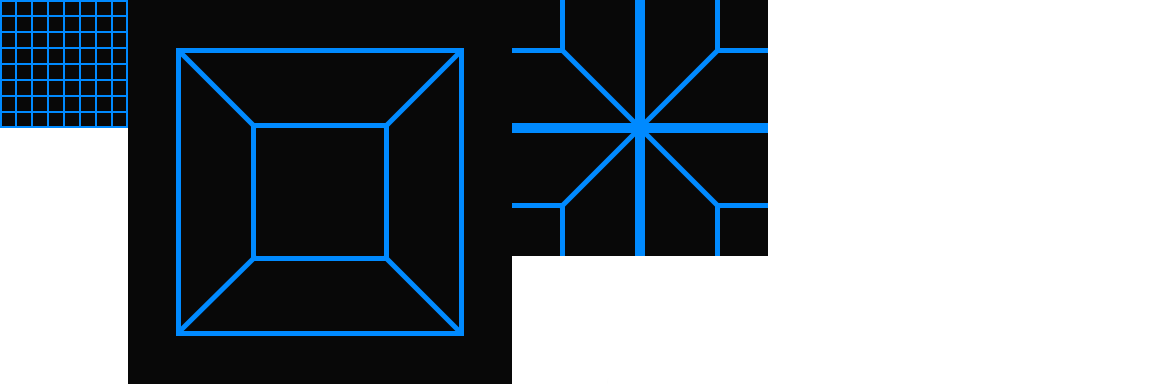
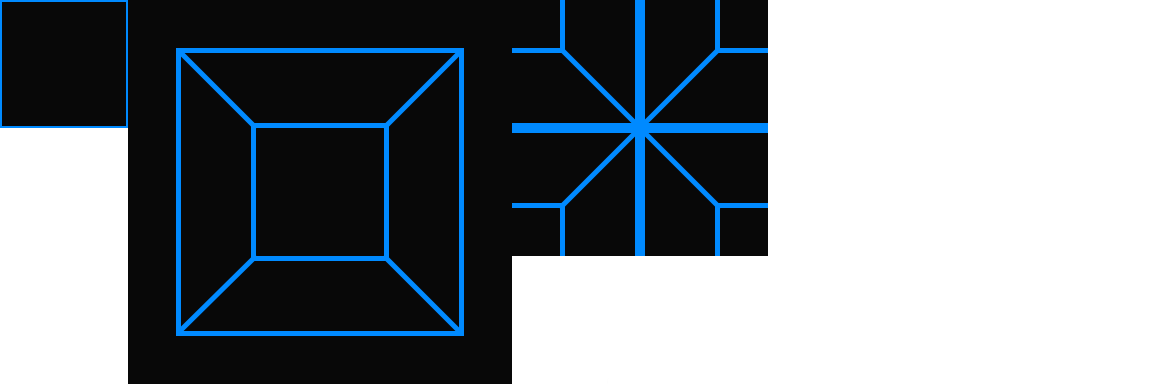
Before/after of a 1152 × 384 layered artwork. What changed in the layer stack:
painted on "Layer 11" over [2,2,126,126]
